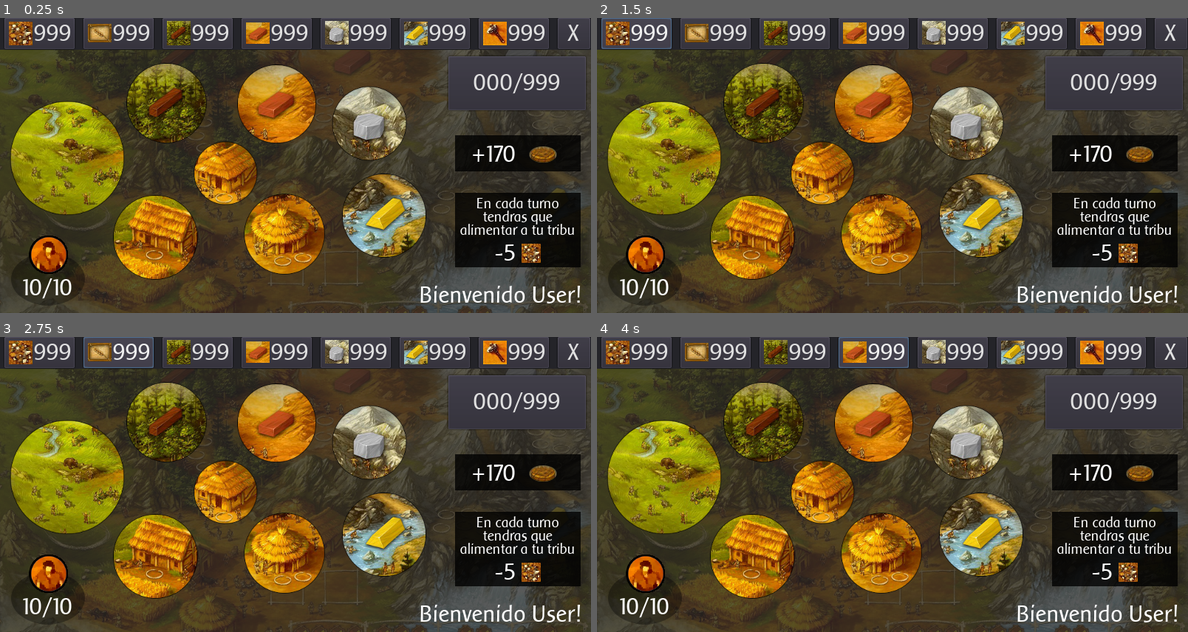
Above: before the commit, frames 1-4 (two rows, left to right).
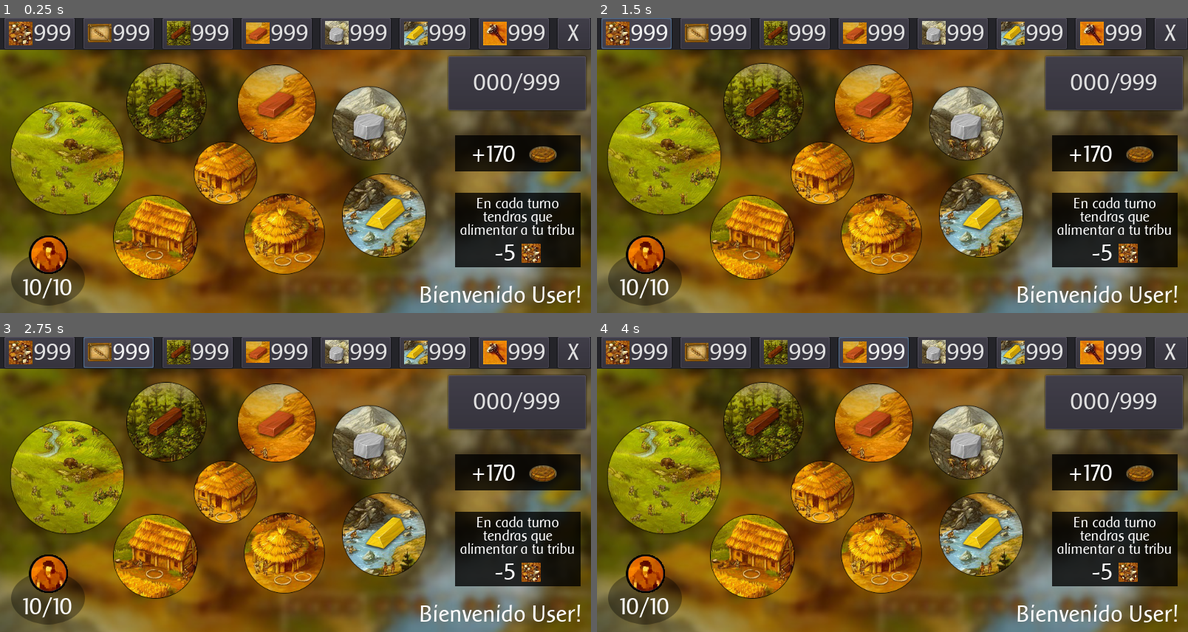
Above: after the commit, the same moments.

Repository: GabrielCancro/stone_age_firebase
Game: Godot game, scene res://Scenes/Game.tscn
The game is run twice, just before and just after one commit, with the same random seed, the same clock (stepped at 60 frames per second) and the same inputs. This scene is started directly instead of the project's main scene.
Inputs:
- Up to frame 1 (0.25 s): no input
- Up to frame 2 (1.5 s): click "000/999" at 0.5 s; click "999" at 1.25 s
- Up to frame 3 (2.75 s): click "999" at 2 s
- Up to frame 4 (4 s): click "999" at 2.75 s; click "999" at 3.5 s

The runs differ from the first frame. In frame 1, 43% of the frame differs, in the area x 0-100%, y 10-100%; in frame 2, 43%; in frame 3, 43%; in frame 4, 43%.
Error in both runs: Invalid get index 'villager' (on base: 'Nil'). (res://Prefabs/Drager.gd:6)

Commit message:
update

Diff:
--- a/Scenes/Game.tscn
+++ b/Scenes/Game.tscn
@@ -4,7 +4,7 @@
 [ext_resource path="res://assets/font/themeA.tres" type="Theme" id=2]
 [ext_resource path="res://Prefabs/Drager.gd" type="Script" id=3]
 [ext_resource path="res://assets/area.png" type="Texture" id=4]
-[ext_resource path="res://assets/map.jpg" type="Texture" id=5]
+[ext_resource path="res://assets/map/map_blur.jpg" type="Texture" id=5]
 [ext_resource path="res://assets/gold.jpg" type="Texture" id=6]
 [ext_resource path="res://Scenes/Interaction.gd" type="Script" id=7]
 [ext_resource path="res://assets/font/BAARS.TTF" type="DynamicFontData" id=8]
@@ -39,11 +39,10 @@
 [node name="Map" type="Node2D" parent="."]
 
 [node name="Map" type="Sprite" parent="Map"]
-modulate = Color( 0.388235, 0.388235, 0.388235, 0.619608 )
-position = Vector2( 408.7, 218.5 )
-scale = Vector2( 0.788333, 0.788333 )
+modulate = Color( 0.690196, 0.690196, 0.690196, 1 )
+position = Vector2( 402.783, 211 )
+scale = Vector2( 1.68667, 1.68667 )
 texture = ExtResource( 5 )
-region_enabled = true
 region_rect = Rect2( 100, 50, 1080, 600 )
 
 [node name="MapAdobe" type="Sprite" parent="Map"]
Binary file changed: assets/map/map.jpg
Binary file added: assets/map/map2.jpg
Not shown, added: assets/map/map2.jpg.import
Binary file added: assets/map/map_blur.jpg
Not shown, added: assets/map/map_blur.jpg.import
